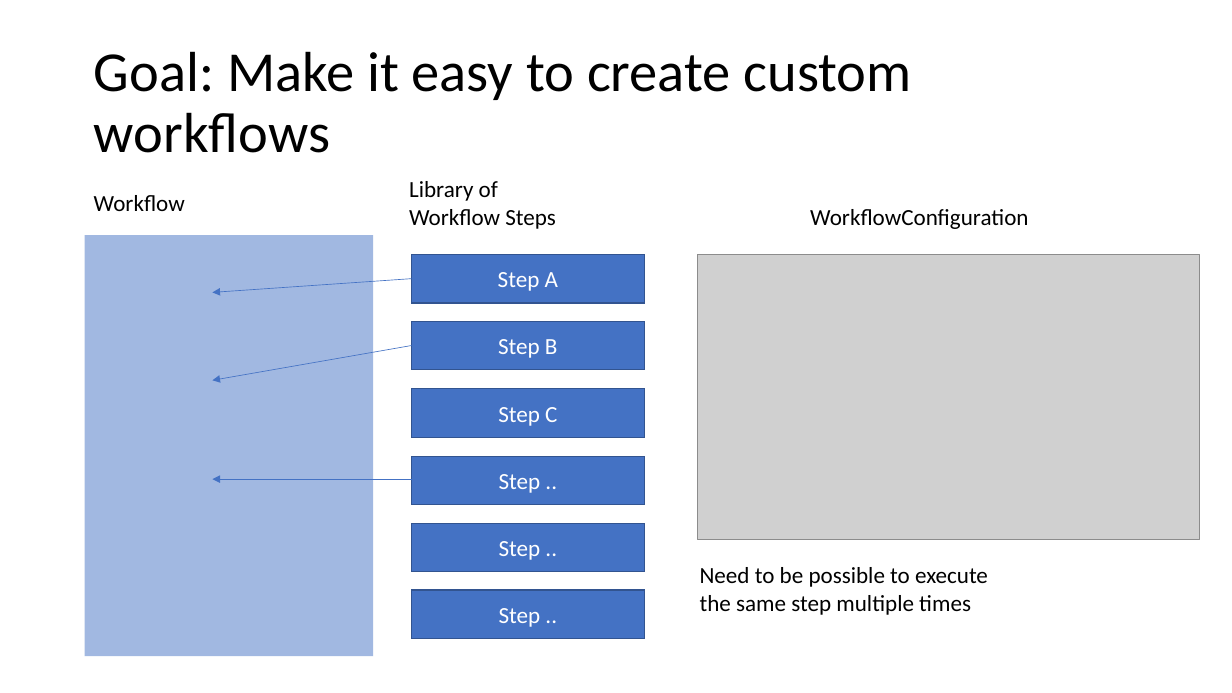
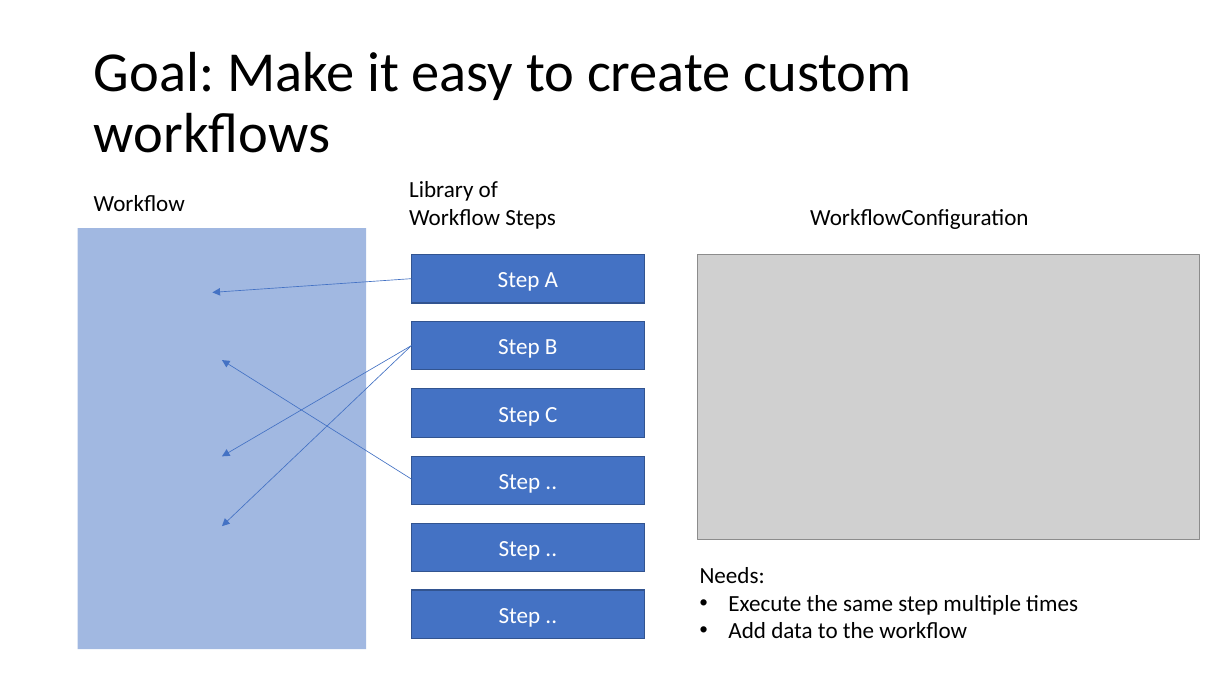
Before and after one commit to Siebe88/Webs-Workflow, a slide deck: slide 2 of Documentation/Webs – Workflow case - design.pptx. Drawn at 1232x693 pixels with LibreOffice and Linux fonts; fonts in the diff are those of the drawing; grey boxes stand for pictures. Boxes give left, top, right and bottom in pixels: in the first picture for what was removed or moved away, otherwise in the second. Text is boxed around its words. In the diff, an @@ line names an element or a change of style, - is before the commit and + after.

Commit message:
Features: powerpoint and workflow exports

```diff
--- a/Documentation/Webs – Workflow case - design.pptx
+++ b/Documentation/Webs – Workflow case - design.pptx
@@ rectangle: place and size @@
-rectangle at [85, 235, 373, 656]
+rectangle at [78, 228, 366, 650]
@@ arrow moved from (411, 346) - (213, 381) to (411, 346) - (222, 457) @@
@@ arrow added from (411, 346) to (222, 526), #4472C4 0.5 pt @@
@@ arrow moved from (411, 480) - (213, 480) to (411, 480) - (222, 360) @@
@@ text at [700, 567, 1078, 638]: text changed @@
-Need to be possible to execute the same step multiple times
+Needs:
+• Execute the same step multiple times
+• Add data to the workflow
```
Also in this commit, not shown: 1 other slide changed, 5 slides added, 1 slide removed, 3 other files.
